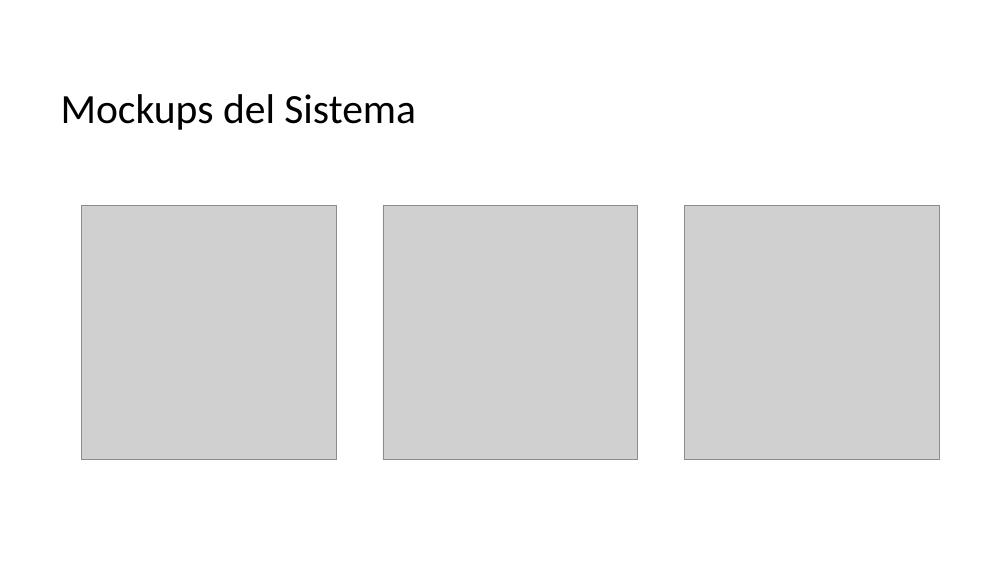
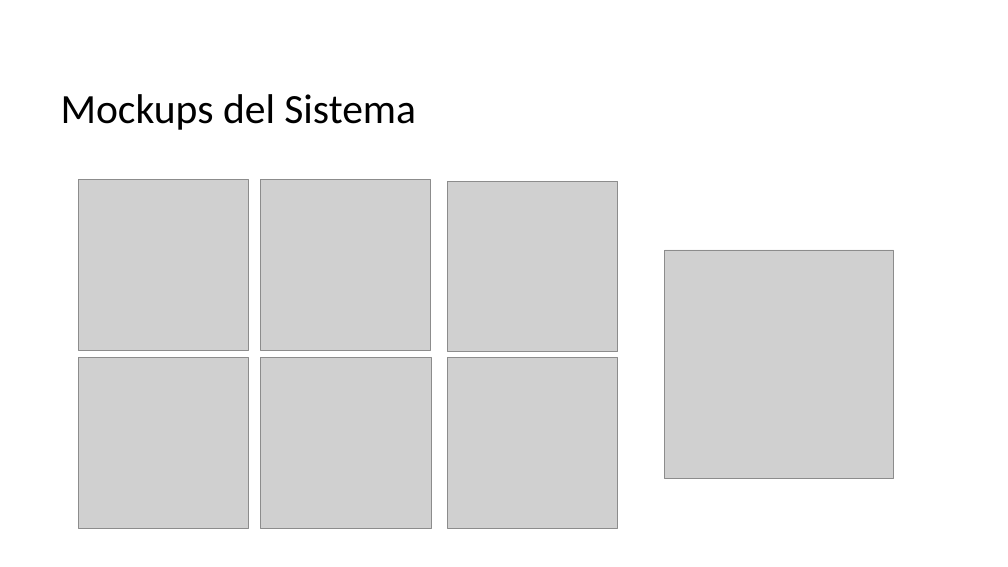
Before and after one commit to CodeFixService/Capstone, a slide deck: slide 8 of fase1/Documentacion Grupal/Estructura Presentación 1-Capstone.pptx. Drawn at 1008x567 pixels with LibreOffice and Linux fonts; fonts in the diff are those of the drawing; grey boxes stand for pictures; background and template pictures are left out. Boxes give left, top, right and bottom in pixels: in the first picture for what was removed or moved away, otherwise in the second. Text is boxed around its words. In the diff, an @@ line names an element or a change of style, - is before the commit and + after.

```diff
--- a/fase1/Documentacion Grupal/Estructura Presentación 1-Capstone.pptx
+++ b/fase1/Documentacion Grupal/Estructura Presentación 1-Capstone.pptx
@@ picture added at box(78, 180, 248, 350) @@
@@ picture removed at box(82, 205, 337, 460) @@
@@ picture added at box(260, 180, 430, 350) @@
@@ picture removed at box(383, 205, 638, 460) @@
@@ picture added at box(448, 181, 618, 352) @@
@@ picture: place and size @@
-picture at box(684, 205, 939, 460)
+picture at box(665, 250, 894, 479)
@@ picture added at box(78, 358, 248, 528) @@
@@ picture added at box(261, 358, 431, 528) @@
@@ picture added at box(448, 358, 618, 528) @@
```
Also in this commit, not shown: 1 other slide changed, 1 slide removed, 7 other files.
